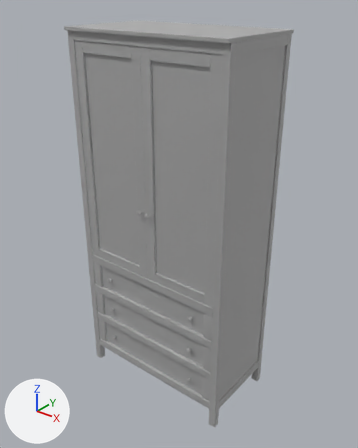
An edit to the FBX model Assets/05_Models/Furnitures/Wardrobe.fbx, drawn before and after from the same camera.
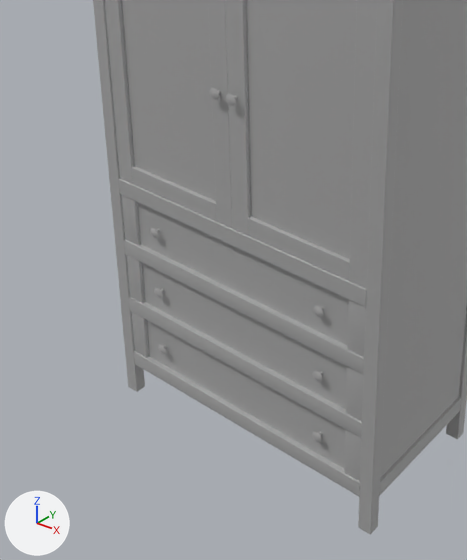
Each version appears first whole from a 50 mm lens placed at (-6.83, 10.03, 2.15), pointed at (-8.32, 11.9, 0.99), and next in a close-up on the part from 10% to 73% of the width and 37% to 98% of the height. Every picture has the same lights, and +X, +Y and +Z are marked at lower left. Where no turn or scale is listed for an object, it has been applied to the vertices.

Objects in the first close-up: 'Door_L', 'Door_R', 'Drawer_1', 'Drawer_2', 'Drawer_3', 'Wardrobe'.
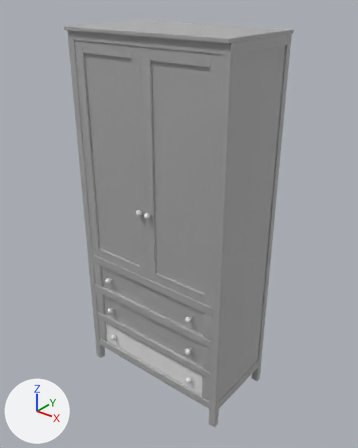
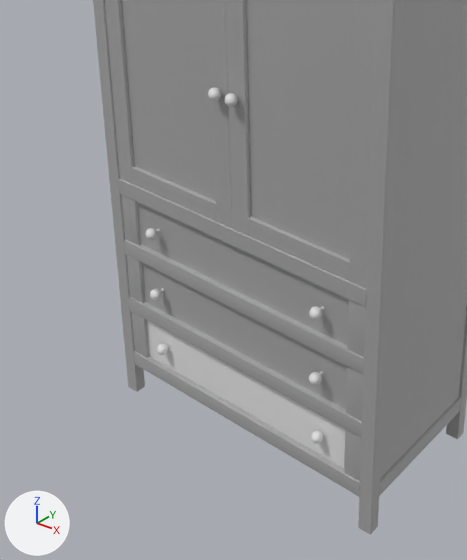
Where the newer file only moved an object's origin or applied its transform, the numbers keep the older frame.

Pixel boxes (x1, y1, x2, y2) of what changed, in the close-ups (467 x 560 px):
part 1 of me_drawer_1_003, added
    after: (145, 228, 157, 240)
part 2 of me_drawer_1_003, built on
    before: (313, 306, 323, 317)
    after: (309, 306, 322, 319)
part 3 of me_drawer_1_003, deleted
    before: (150, 228, 158, 238)
part 4 of me_drawer_3, built on
    before: (158, 345, 168, 354)
    after: (157, 344, 168, 355)
part 5 of me_drawer_3, built on
    before: (312, 431, 322, 442)
    after: (311, 431, 323, 443)
part 6 of me_drawer_3, recoloured
    both: (147, 320, 345, 468)

The change, as a diff of the scene's bpy script:
```diff
--- a/Assets/05_Models/Furnitures/Wardrobe.fbx.py
+++ b/Assets/05_Models/Furnitures/Wardrobe.fbx.py
@@ mat_glass @@
+mat_glass = principled_material('Glass')
+mat_glass.base_color = (0.8, 0.8, 0.8)  # white #e7e7e7
+mat_glass.roughness = 0.4
@@ mat_wood @@
+mat_wood = principled_material('Wood')
+mat_wood.base_color = (0.8, 0.8, 0.8)  # white #e7e7e7
@@ me_drawer_3 @@
 # used by ob_drawer_3; location = (-7.933, 12.059, 0.16)
-me_drawer_3.from_pydata(...)  # 433 vertices, 415 faces; spans x -0.828..0.012, y -0.411..0.04, z -0.049..0.151
+me_drawer_3.from_pydata(...)  # 1267 vertices, 1311 faces; spans x -0.828..0.012, y -0.421..0.04, z -0.049..0.151
+# me_drawer_3 part 4: 4 vertices moved from x -0.708..-0.682, y -0.406..-0.389, z 0.068..0.09 to x -0.708..-0.694, y -0.406..-0.374, z 0.068..0.09; 117 vertices removed from x -0.711..-0.679, y -0.411..-0.387, z 0.062..0.093; 534 vertices added at x -0.711..-0.679, y -0.421..-0.373, z 0.061..0.093
+# me_drawer_3 part 5: 7 vertices moved from x -0.816..-0.002, y -0.406..-0.364, z 0.01..0.143 to x -0.816..-0.002, y -0.406..-0.374, z 0.01..0.143; 118 vertices removed from x -0.141..-0.109, y -0.411..-0.387, z 0.062..0.093; 479 vertices added at x -0.14..-0.109, y -0.421..-0.39, z 0.061..0.093
+# me_drawer_3 part 6: 4 faces spanning x -0.826..0.01, y -0.387..-0.374, z 0.0..0.149 switch from mat_wardrobe (light grey #cacaca) to mat_glass (white #e7e7e7)
+me_drawer_3.materials.append(mat_wood)  # white #e7e7e7
@@ me_drawer_1_003 @@
 # used by ob_drawer_1; location = (-7.933, 12.059, 0.56)
-me_drawer_1_003.from_pydata(...)  # 433 vertices, 415 faces; spans x -0.828..0.012, y -0.411..0.04, z -0.049..0.151
+me_drawer_1_003.from_pydata(...)  # 1267 vertices, 1311 faces; spans x -0.828..0.012, y -0.431..0.04, z -0.049..0.151
+# me_drawer_1_003 part 1: a new loose piece, a UV sphere (32 segments, 16 rings, poles along x) spanning x -0.711..-0.679, y -0.431..-0.4, z 0.064..0.095, in mat_wood (white #e7e7e7)
+# me_drawer_1_003 part 2: 64 vertices removed from x -0.141..-0.109, y -0.411..-0.403, z 0.062..0.093; 481 vertices added at x -0.14..-0.109, y -0.431..-0.4, z 0.064..0.095
+# me_drawer_1_003 part 3: 65 vertices removed from x -0.711..-0.679, y -0.411..-0.403, z 0.062..0.093
 me_drawer_1_003.materials.append(mat_wardrobe)
+me_drawer_1_003.materials.append(mat_wood)  # white #e7e7e7
```
